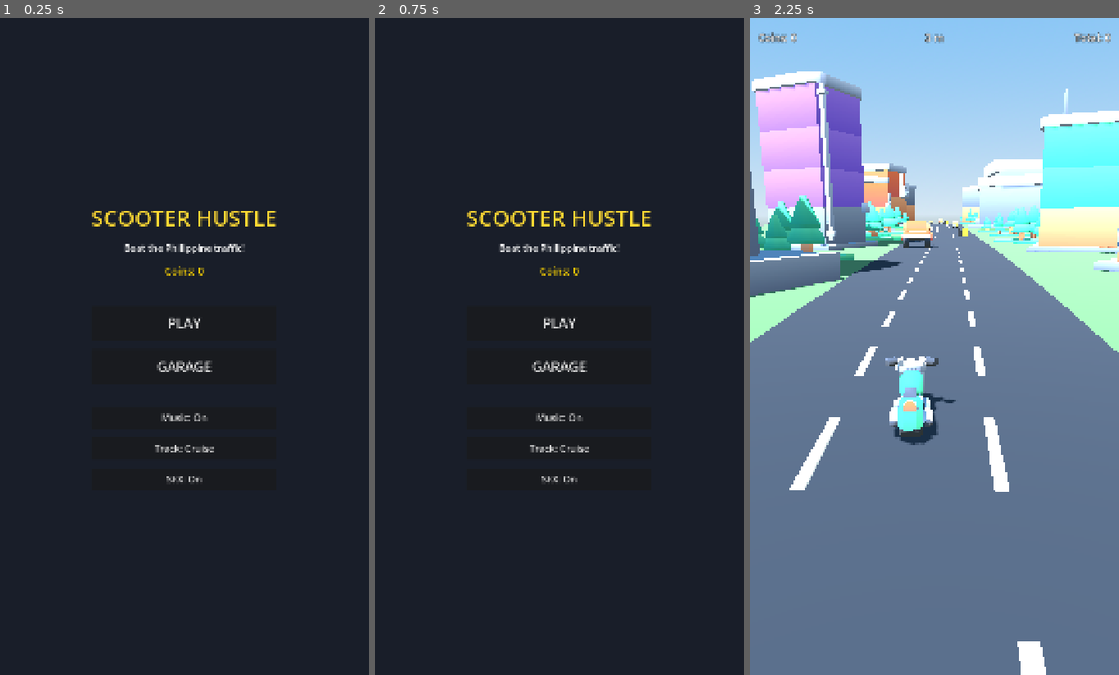
Above: before the commit, frames 1-3 (left to right).
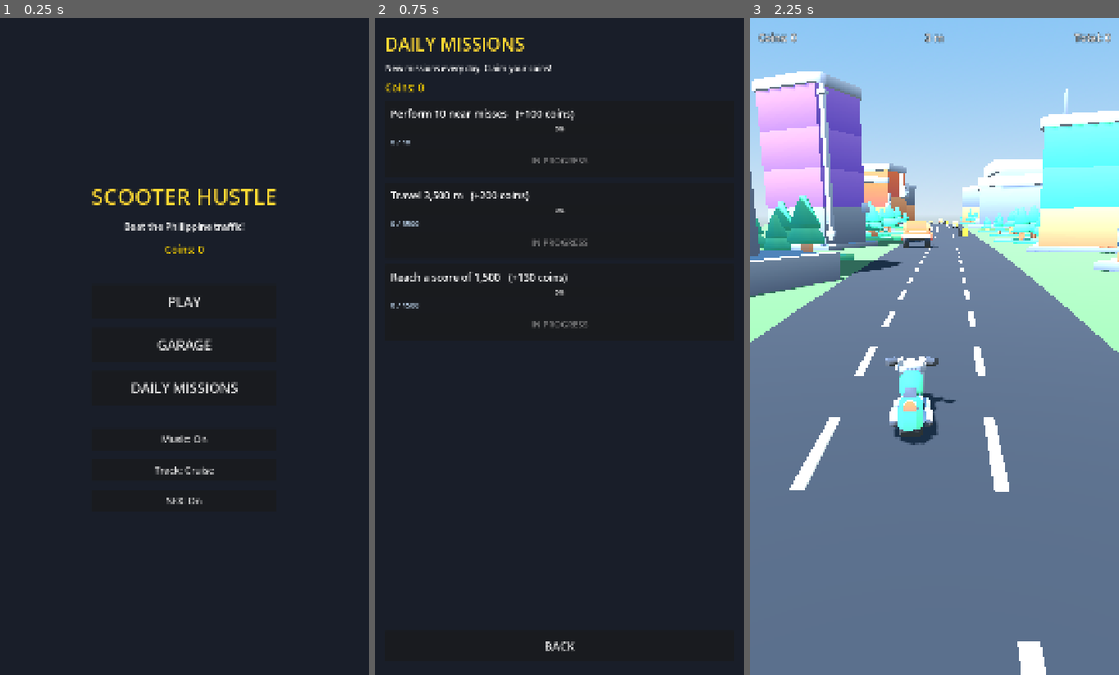
Above: after the commit, the same moments.

Repository: daveph74/ScooterHustle3d
Game: Godot game, scene res://ui/MainMenu.tscn
The game is run twice, just before and just after one commit, with the same random seed, the same clock (stepped at 60 frames per second) and the same inputs. Sound files missing from this copy of the repository are replaced by a short silence.
Inputs (mouse positions are in pixels of both pictures, inside the frame that each line leads up to):
- Up to frame 1 (0.25 s): no input
- Up to frame 2 (0.75 s): click (559, 385) at 0.5 s, where only the run after the commit has a clickable "DAILY MISSIONS"
- Up to frame 3 (2.25 s): click (934, 648) at 1.25 s, where only the run after the commit has a clickable "BACK"; click "PLAY" at 2 s

The runs differ from the first frame. In frame 1, 3.2% of the frame differs, in the area x 24-75%, y 26-74%; in frame 2, 3.7%, in the area x 2-75%, y 3-97%; in frame 3, nothing differs.

Commit message:
Add Daily Missions system
MissionManager autoload generates 3 deterministic missions per day, resets on
date change, tracks live progress (coins/near-miss during play; distance/score/
runs at run end), and awards coin rewards on claim. New DailyMissions screen
shows progress bars + claim buttons; main menu gets a button with a claimable
star badge. Game.gd reports progress at the existing coin/near-miss/crash hooks.

Co-Authored-By: Claude Opus 4.8 <noreply@anthropic.com>
Claude-Session: https://claude.ai/code/session_01PHLVEVPJpfCS2xU3BfnMgD

Diff:
--- a/project.godot
+++ b/project.godot
@@ -22,6 +22,7 @@
 ; handles saving / loading.
 GameData="*res://systems/GameData.gd"
 AudioManager="*res://systems/AudioManager.gd"
+MissionManager="*res://systems/MissionManager.gd"
 
 [display]
 
--- a/scripts/Game.gd
+++ b/scripts/Game.gd
@@ -505,6 +505,7 @@
 	_add_shake(0.15, 0.15)
 	hud.flash_near_miss()
 	AudioManager.play_sfx("near_miss")
+	MissionManager.report("near_miss", 1)
 
 
 func _on_coin_collected(amount: int) -> void:
@@ -512,6 +513,7 @@
 	hud.set_run_coins(run_coins)
 	hud.pulse_coin()
 	AudioManager.play_sfx("coin")
+	MissionManager.report("coins", amount)
 
 
 # ==========================================================================
@@ -528,6 +530,12 @@
 	# Bank the coins from this run into the player's permanent total (saves).
 	GameData.add_coins(run_coins)
 
+	# Record run-based mission progress, then persist it once.
+	MissionManager.report("distance", int(distance))
+	MissionManager.report("score", score)
+	MissionManager.report("runs", 1)
+	MissionManager.save_now()
+
 	# Small pause so the crash registers, then show the game-over screen.
 	await get_tree().create_timer(0.7).timeout
 	game_over.show_screen(score, run_coins, GameData.total_coins)
--- /dev/null
+++ b/systems/MissionManager.gd
@@ -0,0 +1,117 @@
+extends Node
+## MissionManager - daily missions singleton (autoload).
+##
+## Generates 3 missions each day, tracks live progress during a run, lets the
+## player claim coin rewards, and resets automatically when the date changes.
+## All state lives in GameData.daily_missions so it is saved with everything
+## else (see GameData save schema v2). Logic is kept here, OUT of Game.gd - the
+## game just calls report() when something happens.
+
+## The pool missions are drawn from. type is one of:
+##   coins / near_miss / runs   -> additive (accumulates across the day)
+##   distance                   -> additive metres across the day
+##   score                      -> best single-run score (uses max)
+## reward is in coins, kept within the 25-250 range.
+const MISSION_POOL := [
+	{"id": "coins_50", "type": "coins", "name": "Collect 50 coins", "target": 50, "reward": 75},
+	{"id": "coins_120", "type": "coins", "name": "Collect 120 coins", "target": 120, "reward": 150},
+	{"id": "dist_2000", "type": "distance", "name": "Travel 2,000 m", "target": 2000, "reward": 120},
+	{"id": "dist_3500", "type": "distance", "name": "Travel 3,500 m", "target": 3500, "reward": 200},
+	{"id": "near_10", "type": "near_miss", "name": "Perform 10 near misses", "target": 10, "reward": 100},
+	{"id": "near_25", "type": "near_miss", "name": "Perform 25 near misses", "target": 25, "reward": 180},
+	{"id": "runs_3", "type": "runs", "name": "Complete 3 runs", "target": 3, "reward": 60},
+	{"id": "score_1500", "type": "score", "name": "Reach a score of 1,500", "target": 1500, "reward": 130},
+	{"id": "score_3000", "type": "score", "name": "Reach a score of 3,000", "target": 3000, "reward": 250},
+]
+
+const MISSIONS_PER_DAY := 3
+
+
+func _ready() -> void:
+	_ensure_today()
+
+
+## Today's date as "YYYY-MM-DD" (local time).
+func _today() -> String:
+	return Time.get_date_string_from_system()
+
+
+## (Re)generate the day's missions if the saved date is not today.
+func _ensure_today() -> void:
+	if GameData.daily_missions.get("date", "") == _today():
+		return  # already have today's missions
+
+	# Pick MISSIONS_PER_DAY distinct templates, deterministically for the day so
+	# the same 3 missions persist all day even across app restarts.
+	var rng := RandomNumberGenerator.new()
+	rng.seed = abs(hash(_today()))
+	var indices := range(MISSION_POOL.size())
+	# Fisher-Yates shuffle driven by the seeded rng (Array.shuffle uses the
+	# global rng, which we don't want to disturb).
+	for i in range(indices.size() - 1, 0, -1):
+		var j := rng.randi_range(0, i)
+		var tmp = indices[i]
+		indices[i] = indices[j]
+		indices[j] = tmp
+
+	var missions := []
+	for k in range(MISSIONS_PER_DAY):
+		var template: Dictionary = MISSION_POOL[indices[k]]
+		missions.append({
+			"id": template.id,
+			"type": template.type,
+			"name": template.name,
+			"target": template.target,
+			"reward": template.reward,
+			"progress": 0,
+			"completed": false,
+			"claimed": false,
+		})
+
+	GameData.daily_missions = {"date": _today(), "missions": missions}
+	GameData.save_game()
+
+
+## The current day's missions (an Array of Dictionaries).
+func active_missions() -> Array:
+	_ensure_today()
+	return GameData.daily_missions.get("missions", [])
+
+
+## Report progress for a mission type. Does NOT save every call (would thrash on
+## every coin); the caller saves at a sensible point via save_now().
+func report(type: String, amount: int) -> void:
+	for mission in active_missions():
+		if mission.type != type or mission.completed:
+			continue
+		if type == "score":
+			mission.progress = maxi(mission.progress, amount)   # best single run
+		else:
+			mission.progress += amount                          # accumulate
+		if mission.progress >= mission.target:
+			mission.progress = mission.target
+			mission.completed = true
+
+
+## Persist current progress (call at run end and after a claim).
+func save_now() -> void:
+	GameData.save_game()
+
+
+## Claim a completed-but-unclaimed mission. Returns the coins awarded (0 if not
+## claimable).
+func claim(mission_id: String) -> int:
+	for mission in active_missions():
+		if mission.id == mission_id and mission.completed and not mission.claimed:
+			mission.claimed = true
+			GameData.add_coins(mission.reward)   # add_coins already saves
+			return mission.reward
+	return 0
+
+
+## True if any mission can be claimed right now (for the menu badge).
+func has_claimable() -> bool:
+	for mission in active_missions():
+		if mission.completed and not mission.claimed:
+			return true
+	return false
--- /dev/null
+++ b/ui/DailyMissions.gd
@@ -0,0 +1,133 @@
+extends Control
+## The Daily Missions screen.
+##
+## Lists the day's 3 missions with a progress bar and a claim button each.
+## Built in code, mirroring the Garage layout. Mission state/logic lives in the
+## MissionManager autoload; this screen just shows it and claims rewards.
+
+var _coins_label: Label
+var _list: VBoxContainer
+
+
+func _ready() -> void:
+	var background := ColorRect.new()
+	background.color = Color(0.1, 0.12, 0.16)
+	background.set_anchors_and_offsets_preset(Control.PRESET_FULL_RECT)
+	add_child(background)
+
+	var outer := VBoxContainer.new()
+	outer.set_anchors_and_offsets_preset(Control.PRESET_FULL_RECT)
+	outer.offset_left = 30
+	outer.offset_right = -30
+	outer.offset_top = 40
+	outer.offset_bottom = -40
+	outer.add_theme_constant_override("separation", 18)
+	add_child(outer)
+
+	var title := Label.new()
+	title.text = "DAILY MISSIONS"
+	title.add_theme_font_size_override("font_size", 52)
+	title.add_theme_color_override("font_color", Color(1.0, 0.85, 0.2))
+	outer.add_child(title)
+
+	var subtitle := Label.new()
+	subtitle.text = "New missions every day. Claim your coins!"
+	subtitle.add_theme_font_size_override("font_size", 24)
+	outer.add_child(subtitle)
+
+	_coins_label = Label.new()
+	_coins_label.add_theme_font_size_override("font_size", 30)
+	_coins_label.add_theme_color_override("font_color", Color(1.0, 0.84, 0.0))
+	outer.add_child(_coins_label)
+
+	var scroll := ScrollContainer.new()
+	scroll.size_flags_vertical = Control.SIZE_EXPAND_FILL
+	scroll.horizontal_scroll_mode = ScrollContainer.SCROLL_MODE_DISABLED
+	outer.add_child(scroll)
+
+	_list = VBoxContainer.new()
+	_list.size_flags_horizontal = Control.SIZE_EXPAND_FILL
+	_list.add_theme_constant_override("separation", 16)
+	scroll.add_child(_list)
+
+	var back := Button.new()
+	back.text = "BACK"
+	back.custom_minimum_size = Vector2(0, 90)
+	back.add_theme_font_size_override("font_size", 34)
+	back.pressed.connect(_on_back)
+	outer.add_child(back)
+
+	_refresh()
+
+
+func _refresh() -> void:
+	_coins_label.text = "Coins: %d" % GameData.total_coins
+	for child in _list.get_children():
+		child.queue_free()
+	for mission in MissionManager.active_missions():
+		_list.add_child(_make_mission_card(mission))
+
+
+func _make_mission_card(mission: Dictionary) -> Control:
+	var panel := PanelContainer.new()
+	panel.size_flags_horizontal = Control.SIZE_EXPAND_FILL
+
+	var row := VBoxContainer.new()
+	row.add_theme_constant_override("separation", 8)
+	var margin := MarginContainer.new()
+	for side in ["margin_left", "margin_right", "margin_top", "margin_bottom"]:
+		margin.add_theme_constant_override(side, 16)
+	margin.add_child(row)
+	panel.add_child(margin)
+
+	# Name + reward.
+	var name_label := Label.new()
+	name_label.text = "%s   (+%d coins)" % [mission.name, mission.reward]
+	name_label.add_theme_font_size_override("font_size", 30)
+	row.add_child(name_label)
+
+	# Progress bar.
+	var bar := ProgressBar.new()
+	bar.min_value = 0
+	bar.max_value = mission.target
+	bar.value = mission.progress
+	bar.custom_minimum_size = Vector2(0, 28)
+	bar.add_theme_font_size_override("font_size", 18)
+	row.add_child(bar)
+
+	var progress_label := Label.new()
+	progress_label.text = "%d / %d" % [mission.progress, mission.target]
+	progress_label.add_theme_font_size_override("font_size", 22)
+	progress_label.add_theme_color_override("font_color", Color(0.8, 0.9, 1.0))
+	row.add_child(progress_label)
+
+	# Claim button.
+	var button := Button.new()
+	button.custom_minimum_size = Vector2(0, 64)
+	button.add_theme_font_size_override("font_size", 26)
+	if mission.claimed:
+		button.text = "CLAIMED"
+		button.disabled = true
+	elif mission.completed:
+		button.text = "CLAIM +%d" % mission.reward
+		var mission_id: String = mission.id
+		button.pressed.connect(func(): _on_claim(mission_id))
+	else:
+		button.text = "IN PROGRESS"
+		button.disabled = true
+	row.add_child(button)
+
+	return panel
+
+
+func _on_claim(mission_id: String) -> void:
+	var reward := MissionManager.claim(mission_id)
+	if reward > 0:
+		AudioManager.play_sfx("coin")
+	MissionManager.save_now()
+	_refresh()
+
+
+func _on_back() -> void:
+	AudioManager.play_sfx("click")
+	get_tree().change_scene_to_file("res://ui/MainMenu.tscn")
--- /dev/null
+++ b/ui/DailyMissions.tscn
@@ -0,0 +1,9 @@
+[gd_scene load_steps=2 format=3]
+
+[ext_resource type="Script" path="res://ui/DailyMissions.gd" id="1"]
+
+[node name="DailyMissions" type="Control"]
+layout_mode = 3
+anchor_right = 1.0
+anchor_bottom = 1.0
+script = ExtResource("1")
--- a/ui/MainMenu.gd
+++ b/ui/MainMenu.gd
@@ -64,6 +64,14 @@
 	var garage := _make_button("GARAGE")
 	garage.pressed.connect(_on_garage)
 	box.add_child(garage)
+
+	# Daily missions (a star marks claimable rewards).
+	var missions_text := "DAILY MISSIONS"
+	if MissionManager.has_claimable():
+		missions_text += "  ★"
+	var missions := _make_button(missions_text)
+	missions.pressed.connect(_on_missions)
+	box.add_child(missions)
 
 	# --- Audio options ----------------------------------------------------
 	var spacer2 := Control.new()
@@ -134,3 +142,8 @@
 func _on_garage() -> void:
 	AudioManager.play_sfx("click")
 	get_tree().change_scene_to_file("res://ui/Garage.tscn")
+
+
+func _on_missions() -> void:
+	AudioManager.play_sfx("click")
+	get_tree().change_scene_to_file("res://ui/DailyMissions.tscn")
